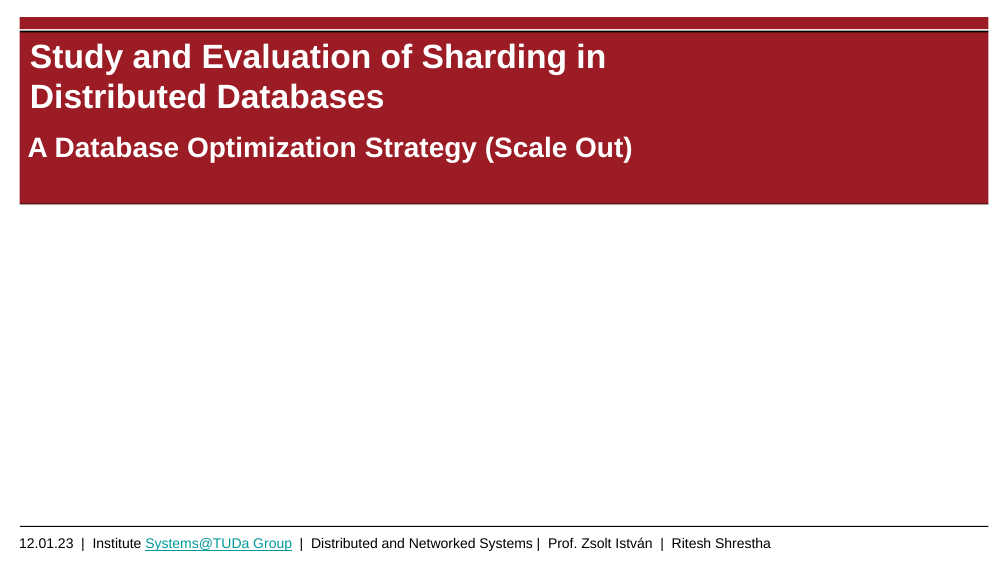
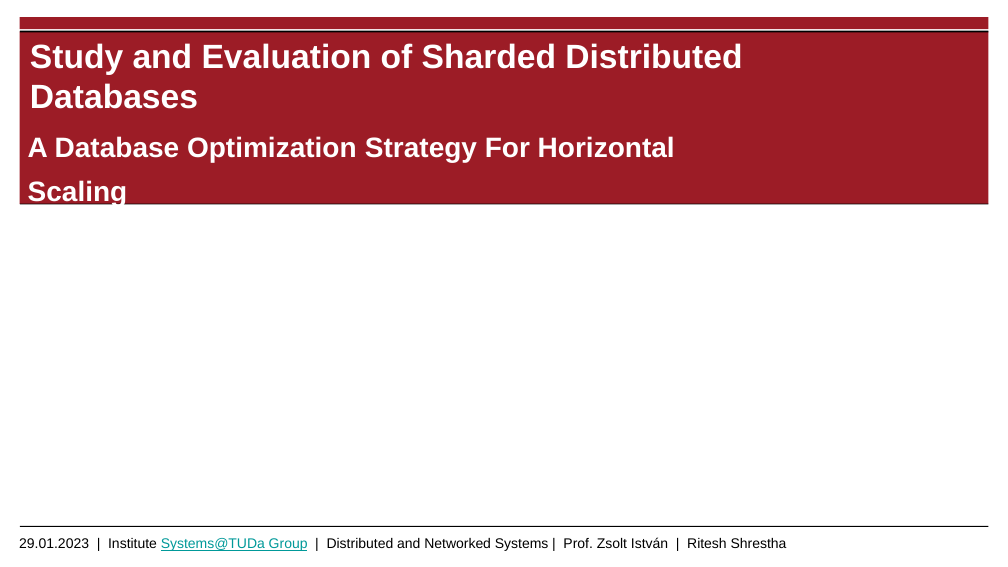
Before and after one commit to riteshCodes/sharded-distributed-databases, a slide deck: slide 1 of Documentation/Thesis_Presentation_Shrestha_Ritesh.pptx. Drawn at 1008x567 pixels with LibreOffice and Linux fonts; fonts in the diff are those of the drawing; background and template pictures are left out. Boxes give left, top, right and bottom in pixels: in the first picture for what was removed or moved away, otherwise in the second. Text is boxed around its words. In the diff, an @@ line names an element or a change of style, - is before the commit and + after.

```diff
--- a/Documentation/Thesis_Presentation_Shrestha_Ritesh.pptx
+++ b/Documentation/Thesis_Presentation_Shrestha_Ritesh.pptx
@@ title at [30,43,742,109]: text changed @@
-Study and Evaluation of Sharding in Distributed Databases
+Study and Evaluation of Sharded Distributed Databases
@@ subtitle at [28,136,675,206]: text changed @@
-A Database Optimization Strategy (Scale Out)
+A Database Optimization Strategy For Horizontal Scaling
@@ text at [19,537,787,551]: text changed @@
-12.01.23 | Institute Systems@TUDa Group | Distributed and Networked Systems | Prof. Zsolt István | Ritesh Shrestha
+29.01.2023 | Institute Systems@TUDa Group | Distributed and Networked Systems | Prof. Zsolt István | Ritesh Shrestha
```
Also in this commit, not shown: 1 other slide changed, 23 slides added, 4 slides removed, 1 other file.
